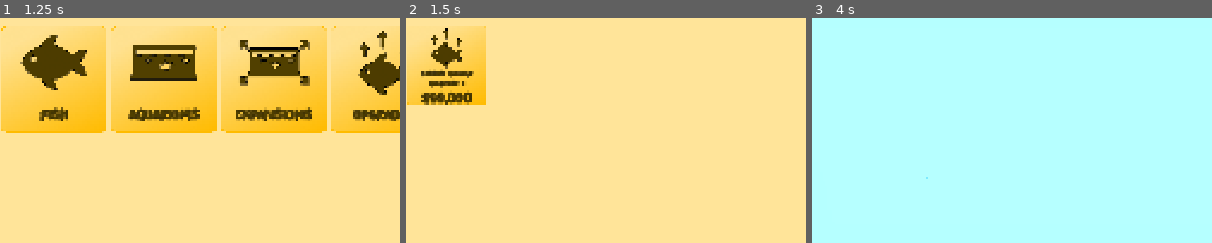
Above: before the commit, frames 1-3 (left to right).
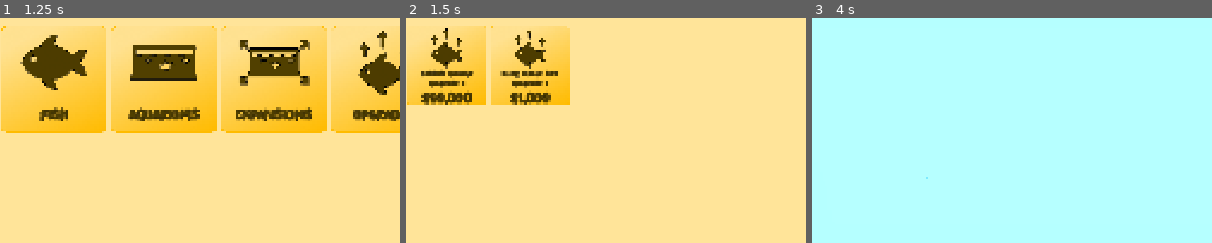
Above: after the commit, the same moments.

Repository: AyyBee123/Fish-Incremental-Game
Game: Godot game, scene res://Scenes/Aquarium/aquarium.tscn
The game is run twice, just before and just after one commit, with the same random seed, the same clock (stepped at 60 frames per second) and the same inputs.
Inputs (mouse positions are % of the whole screen's width and height, from its top left):
- Up to frame 1 (1.25 s): move the mouse to (72, 45) at 0.52 s; press the mouse at (72, 45) at 0.53 s; tap S (shop) at 0.77, 0.8, 1.07 s
- Up to frame 2 (1.5 s): release the mouse at (72, 45) at 1.25 s; click "Upgrades" at 1.25 s
- Up to frame 3 (4 s): click "$50,000" at 2 s; click "$50,000" (after the commit: "$1,000") at 2.75 s; move the mouse to (30, 55) at 3.52 s; hold Escape (back) from 3.53 s (still down); tap S (shop) at 3.6, 3.77 s; click (30, 55) at 3.8 s
The pictures show only the part of the screen within x 16-66%, y 20-70%; the shares and areas given below are measured in that part.

Frame 1 is identical in both runs. In frame 2, 6.0% of the frame differs, in the area x 21-41%, y 3-39%; in frame 3, nothing differs.

Commit message:
added click size upgrades

Diff:
--- /dev/null
+++ b/Resources/Upgrades/Global/click_size_increase_1.tres
@@ -0,0 +1,11 @@
+[gd_resource type="Resource" script_class="UpgradeResource" format=3 uid="uid://c3s01rq18gmtj"]
+
+[ext_resource type="Script" uid="uid://ch11dx2xy25xy" path="res://Scripts/Resources/Upgrades/upgrade_resource.gd" id="1_ek5gb"]
+
+[resource]
+script = ExtResource("1_ek5gb")
+id = "ClickSize_I1"
+upgrade_name = "Click Circle Size Increase 1"
+description = "Increases the size of the click circle by 10%."
+price = 1000.0
+metadata/_custom_type_script = "uid://ch11dx2xy25xy"
--- a/Resources/Upgrades/passive_income_2.tres
+++ b/Resources/Upgrades/Global/passive_income_2.tres
@@ -10,7 +10,7 @@
 
 [resource]
 script = ExtResource("2_j2wqe")
-id = "PI_2"
+id = "PI2"
 upgrade_name = "Passive Income Increase 2"
 description = "Passive Income +2%"
 price = 50000.0
--- /dev/null
+++ b/Resources/Upgrades/Personal/increase_1.tres
@@ -0,0 +1,17 @@
+[gd_resource type="Resource" script_class="UpgradeResource" format=3 uid="uid://bns7opyijjee0"]
+
+[ext_resource type="Script" uid="uid://dhywr74ip3xwy" path="res://Scripts/Resources/Upgrades/click_increase.gd" id="1_bpbh4"]
+[ext_resource type="Script" uid="uid://ch11dx2xy25xy" path="res://Scripts/Resources/Upgrades/upgrade_resource.gd" id="2_4r4gb"]
+
+[sub_resource type="Resource" id="Resource_1gt3a"]
+script = ExtResource("1_bpbh4")
+metadata/_custom_type_script = "uid://dhywr74ip3xwy"
+
+[resource]
+script = ExtResource("2_4r4gb")
+id = "P_I1"
+upgrade_name = "Click increase 1"
+description = "Increases money from clicking {fish_name} by 10%."
+price = 100.0
+effect = SubResource("Resource_1gt3a")
+metadata/_custom_type_script = "uid://ch11dx2xy25xy"
--- /dev/null
+++ b/Resources/Upgrades/Species/clownfish_increase_1.tres
@@ -0,0 +1,17 @@
+[gd_resource type="Resource" script_class="UpgradeResource" format=3 uid="uid://2a503x4mj13d"]
+
+[ext_resource type="Script" uid="uid://ch11dx2xy25xy" path="res://Scripts/Resources/Upgrades/upgrade_resource.gd" id="1_1gt3a"]
+[ext_resource type="Script" uid="uid://dhywr74ip3xwy" path="res://Scripts/Resources/Upgrades/click_increase.gd" id="1_vqc3u"]
+
+[sub_resource type="Resource" id="Resource_1gt3a"]
+script = ExtResource("1_vqc3u")
+metadata/_custom_type_script = "uid://dhywr74ip3xwy"
+
+[resource]
+script = ExtResource("1_1gt3a")
+id = "Clownfish_I1"
+upgrade_name = "Click increase 1"
+description = "Increases money from clicking Clownfish by 10%."
+price = 200.0
+effect = SubResource("Resource_1gt3a")
+metadata/_custom_type_script = "uid://ch11dx2xy25xy"
--- a/Scenes/Click/click_circle.tscn
+++ b/Scenes/Click/click_circle.tscn
@@ -6,7 +6,7 @@
 height = 10000.0
 radius = 0.1
 
-[node name="Click Circle" type="Area3D" unique_id=1985891243]
+[node name="Click Circle" type="Area3D" unique_id=1985891243 groups=["click_circle"]]
 collision_layer = 0
 monitorable = false
 script = ExtResource("1_uch7a")
--- a/Scenes/Globals/game_manager.tscn
+++ b/Scenes/Globals/game_manager.tscn
@@ -6,11 +6,10 @@
 [ext_resource type="Resource" uid="uid://buyn1qlie2arr" path="res://Resources/Species/glassfish.tres" id="4_vdvrv"]
 [ext_resource type="Resource" uid="uid://tgs88p7e0acj" path="res://Resources/Species/rainbowfish.tres" id="5_0aimm"]
 [ext_resource type="Script" uid="uid://ch11dx2xy25xy" path="res://Scripts/Resources/Upgrades/upgrade_resource.gd" id="6_vdvrv"]
-[ext_resource type="Resource" uid="uid://dvlwy0ba5b61q" path="res://Resources/Upgrades/passive_income_2.tres" id="7_0aimm"]
+[ext_resource type="Resource" uid="uid://dvlwy0ba5b61q" path="res://Resources/Upgrades/Global/passive_income_2.tres" id="7_0aimm"]
+[ext_resource type="Resource" uid="uid://c3s01rq18gmtj" path="res://Resources/Upgrades/Global/click_size_increase_1.tres" id="8_0aimm"]
 
 [node name="GameManager" type="Node" unique_id=1040028158]
 script = ExtResource("1_hargk")
 available_fish = Array[ExtResource("2_y52mb")]([ExtResource("3_rlibi"), ExtResource("4_vdvrv"), ExtResource("5_0aimm")])
-individual_fish_upgrades = null
-species_upgrades = null
-global_upgrades = Array[ExtResource("6_vdvrv")]([ExtResource("7_0aimm")])
+global_upgrades = Array[ExtResource("6_vdvrv")]([ExtResource("7_0aimm"), ExtResource("8_0aimm")])
--- a/Scripts/Click/click_circle.gd
+++ b/Scripts/Click/click_circle.gd
@@ -4,6 +4,12 @@
 @onready var aquarium: Aquarium = get_tree().current_scene
 @onready var collision_shape: CollisionShape3D = %CollisionShape3D
 @onready var click_interval: Timer = %ClickInterval
+
+var base_radius: float
+
+
+func _ready() -> void:
+	base_radius = %CollisionShape3D.shape.radius
 
 
 func _process(_delta: float) -> void:
@@ -24,6 +30,12 @@
 		look_at(intersection + ray_direction, Vector3.UP)
 
 
+func update_circle_radius() -> void:
+	var increase: float = GameManager.get_total_click_size_increase()
+	var multiplier: float = GameManager.get_total_click_size_multiplier()
+	collision_shape.shape.radius = base_radius * (1.0 + increase) * multiplier
+
+
 func _unhandled_input(event: InputEvent) -> void:
 	if event.is_action_pressed("click") and click_interval.is_stopped():
 		var overlapping_fish = get_overlapping_areas()
--- a/Scripts/Globals/game_manager.gd
+++ b/Scripts/Globals/game_manager.gd
@@ -118,10 +118,32 @@
 	for upgrade_id: String in SaveManager.game_data.purchased_global_upgrades:
 		var upgrade: UpgradeResource = get_global_upgrade(upgrade_id)
 
-		if upgrade and upgrade.effect and upgrade.effect.has_method("apply_on_click"):
+		if upgrade and upgrade.effect:
 			bonus += upgrade.effect.apply_on_click(clicked_fish, fish_manager)
 
 	return bonus
+
+
+func get_total_click_size_increase() -> float:
+	var increase: float = 0.0
+
+	for upgrade_id: String in SaveManager.game_data.purchased_global_upgrades:
+		var upgrade: UpgradeResource = get_global_upgrade(upgrade_id)
+		if upgrade and upgrade.effect:
+			increase += upgrade.effect.get_click_size_increase()
+
+	return increase
+
+
+func get_total_click_size_multiplier() -> float:
+	var multiplier: float = 1.0
+
+	for upgrade_id: String in SaveManager.game_data.purchased_global_upgrades:
+		var upgrade: UpgradeResource = get_global_upgrade(upgrade_id)
+		if upgrade and upgrade.effect:
+			multiplier *= upgrade.effect.get_click_size_multiplier()
+
+	return multiplier
 
 
 func get_upgrade(upgrade_id: String) -> UpgradeResource:
--- /dev/null
+++ b/Scripts/Resources/Upgrades/click_size_increase.gd
@@ -0,0 +1,8 @@
+class_name ClickCircleSizeUpgradeIncrease
+extends UpgradeEffect
+
+@export var click_circle_size_increase: float = 0.1
+
+
+func get_click_size_increase() -> float:
+	return click_circle_size_increase
--- /dev/null
+++ b/Scripts/Resources/Upgrades/click_size_multiplier.gd
@@ -0,0 +1,8 @@
+class_name ClickCircleSizeUpgradeMultiplier
+extends UpgradeEffect
+
+@export var click_circle_size_multiplier: float = 1.05
+
+
+func get_click_size_multiplier() -> float:
+	return click_circle_size_multiplier
--- a/Scripts/Resources/Upgrades/upgrade_effect.gd
+++ b/Scripts/Resources/Upgrades/upgrade_effect.gd
@@ -4,8 +4,22 @@
 func get_click_increase(_fish: FishInstanceResource) -> float:
 	return 0.0
 
+
 func get_click_multiplier(_fish: FishInstanceResource) -> float:
 	return 1.0
 
+
 func get_passive_income_percent(_fish: FishInstanceResource) -> float:
 	return 0.0
+
+
+func get_click_size_increase() -> float:
+	return 0.0
+
+
+func get_click_size_multiplier() -> float:
+	return 1.0
+
+
+func apply_on_click(_clicked_fish: Fish, _fish_manager: FishManager) -> float:
+	return 0.0
--- a/Scripts/UI/shop.gd
+++ b/Scripts/UI/shop.gd
@@ -138,6 +138,7 @@
 		button.price = upgrade.price
 		button.upgrade_name = upgrade.upgrade_name
 		button.pressed.connect(buy_upgrade.bind(upgrade))
+		button.pressed.connect(buy_upgrade.bind(get_tree().get_first_node_in_group("click_circle").update_circle_radius())) # here for now
 		upgrade_view.get_node("Grid").add_child(button)
 
 
Not shown, added: Scripts/Resources/Upgrades/click_size_increase.gd.uid
Not shown, added: Scripts/Resources/Upgrades/click_size_multiplier.gd.uid
